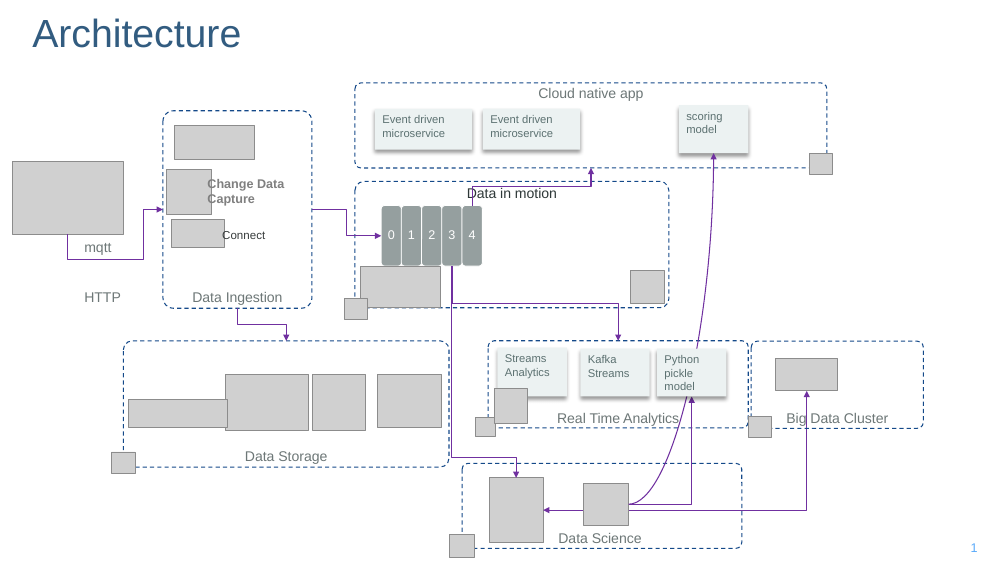
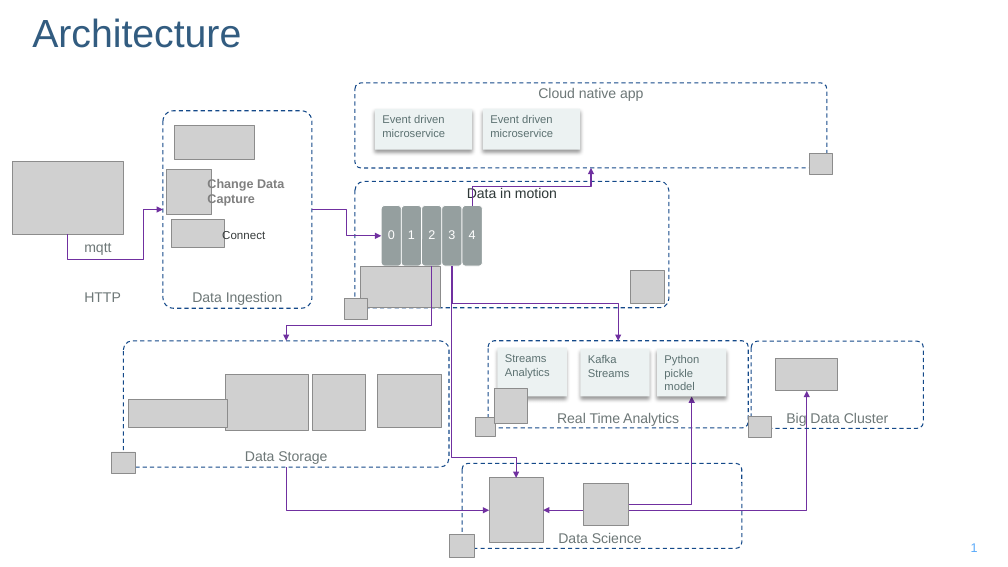
Before and after one commit to ibm-cloud-architecture/refarch-reefer-ml, a slide deck: slide 1 of diagrams.pptx. Drawn at 1008x567 pixels with LibreOffice and Linux fonts; fonts in the diff are those of the drawing; grey boxes stand for pictures; background and template pictures are left out. Boxes give left, top, right and bottom in pixels: in the first picture for what was removed or moved away, otherwise in the second. Text is boxed around its words. In the diff, an @@ line names an element or a change of style, - is before the commit and + after.

```diff
--- a/diagrams.pptx
+++ b/diagrams.pptx
@@ rectangle removed at <box>679,105,749,153</box> @@
-scoring model
@@ curved arrow removed from (629, 504) to (714, 153) @@
@@ elbow arrow moved from (237, 309) - (287, 341) to (432, 266) - (287, 341) @@
@@ elbow arrow added from (287, 467) to (489, 510), #7030A0 1 pt @@
```
Also in this commit, not shown: 4 other slides changed, 2 slides added, 42 other files.
